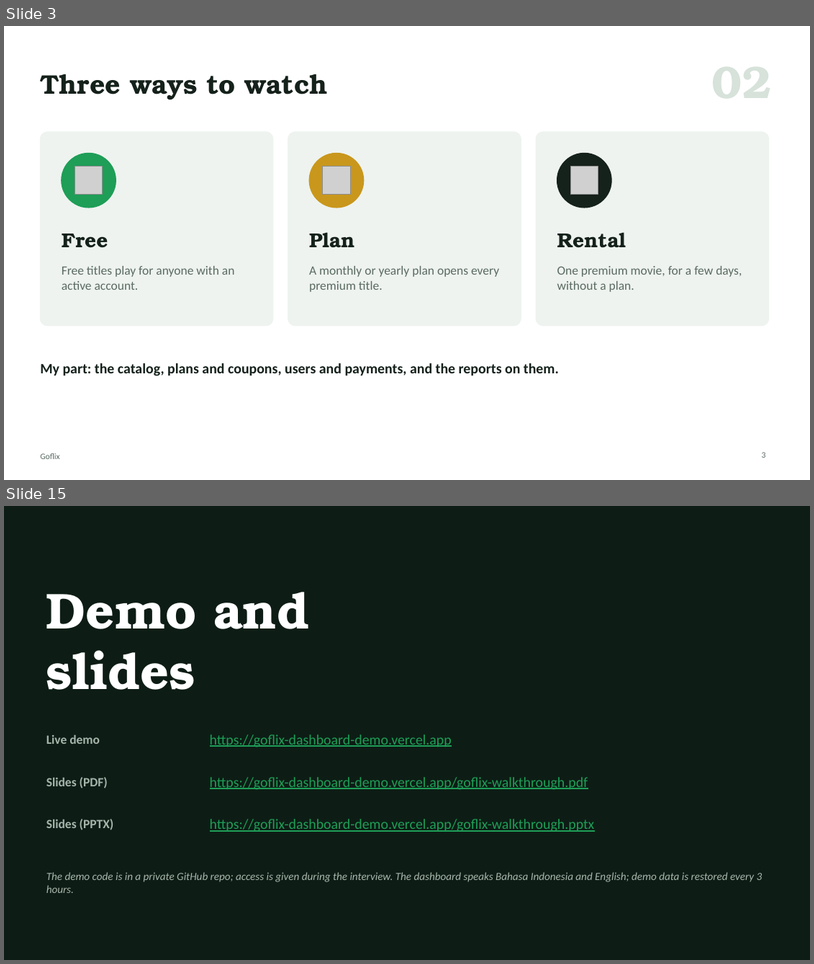
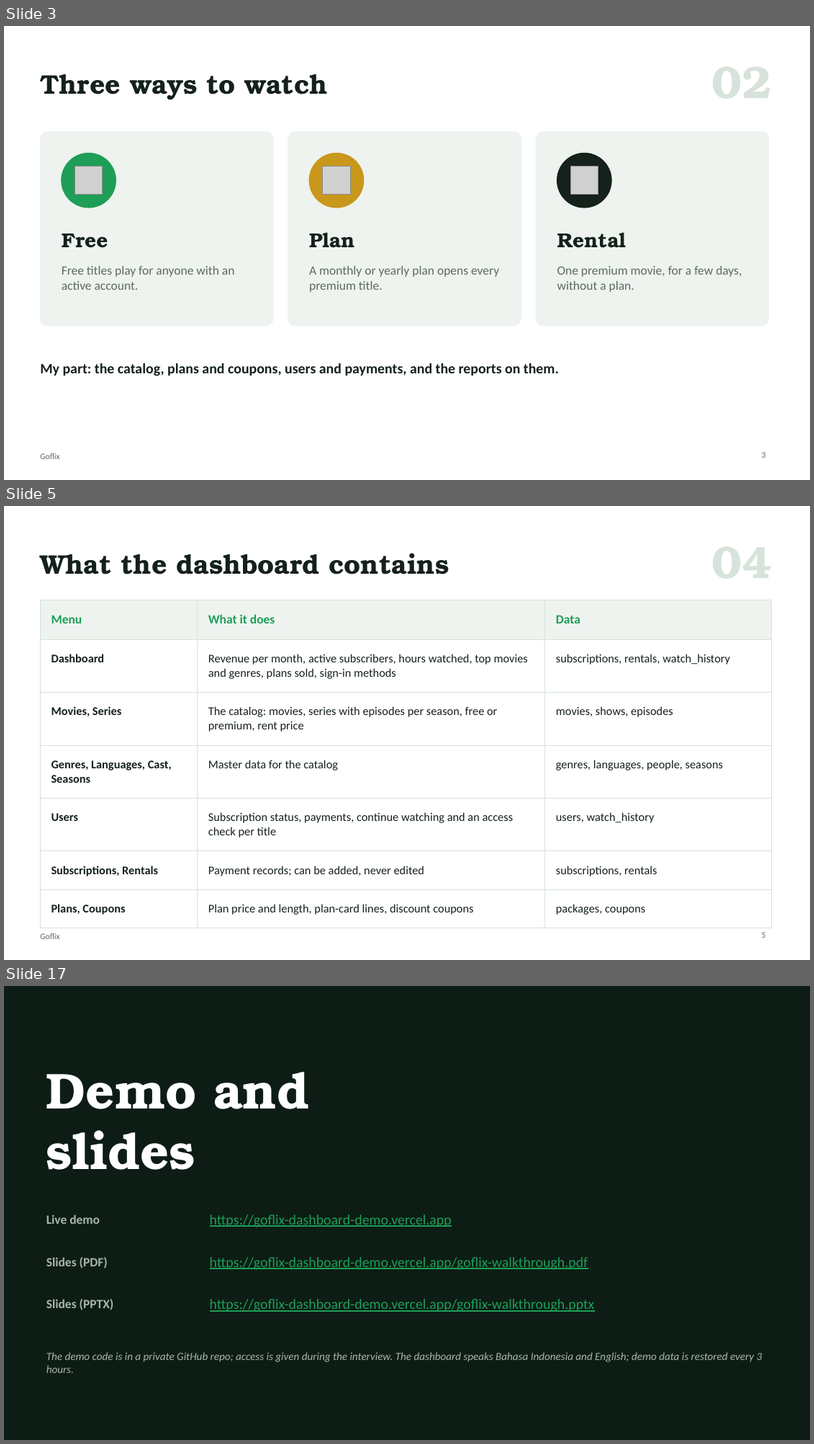
Before and after one commit to Enricosaputra/goflix-dashboard-demo, a slide deck: docs/Goflix-walkthrough.pptx. Shown one above the other, each under a label of ours: slides 3 and 15 before the commit, slides 3, 5 and 17 after it; the slides between them are not shown. The pictures are 814x964 and 814x1444 pixels, drawn with LibreOffice and Linux fonts; fonts in the diff are those of the drawing; grey boxes stand for pictures. Boxes give left, top, right and bottom in pixels: in the first picture for what was removed or moved away, otherwise in the second. Text is boxed around its words. In the diff, an @@ line names an element or a change of style, - is before the commit and + after.

Commit message:
Decks: explain the app first (who uses it, user journey, dashboard menus)

```diff
--- a/docs/Goflix-walkthrough.pptx
+++ b/docs/Goflix-walkthrough.pptx
@@ slide 5 added at (4,506,810,960), background #FFFFFF; not listed: 1 template element that a slide beside it also shows @@
@@ title added at (40,553,450,574), 32 pt, text #15211B, bold @@
+What the dashboard contains
@@ table added at (40,600,772,917), 7 rows, 3 columns @@
+Menu | What it does | Data
+Dashboard | Revenue per month, active subscribers, hours watched, top movies and genres, plans sold, sign-in methods | subscriptions, rentals, watch_history
+Movies, Series | The catalog: movies, series with episodes per season, free or premium, rent price | movies, shows, episodes
+Genres, Languages, Cast, Seasons | Master data for the catalog | genres, languages, people, seasons
+Users | Subscription status, payments, continue watching and an access check per title | users, watch_history
+Subscriptions, Rentals | Payment records; can be added, never edited | subscriptions, rentals
+Plans, Coupons | Plan price and length, plan-card lines, discount coupons | packages, coupons
@@ page number added at (762,932,766,937), 10 pt, text #5B6B62 @@
+5
@@ what was slide 15 is now slide 17 @@
```
Also in this commit, not shown: 11 slides changed, 1 other slide added, 7 other files.
